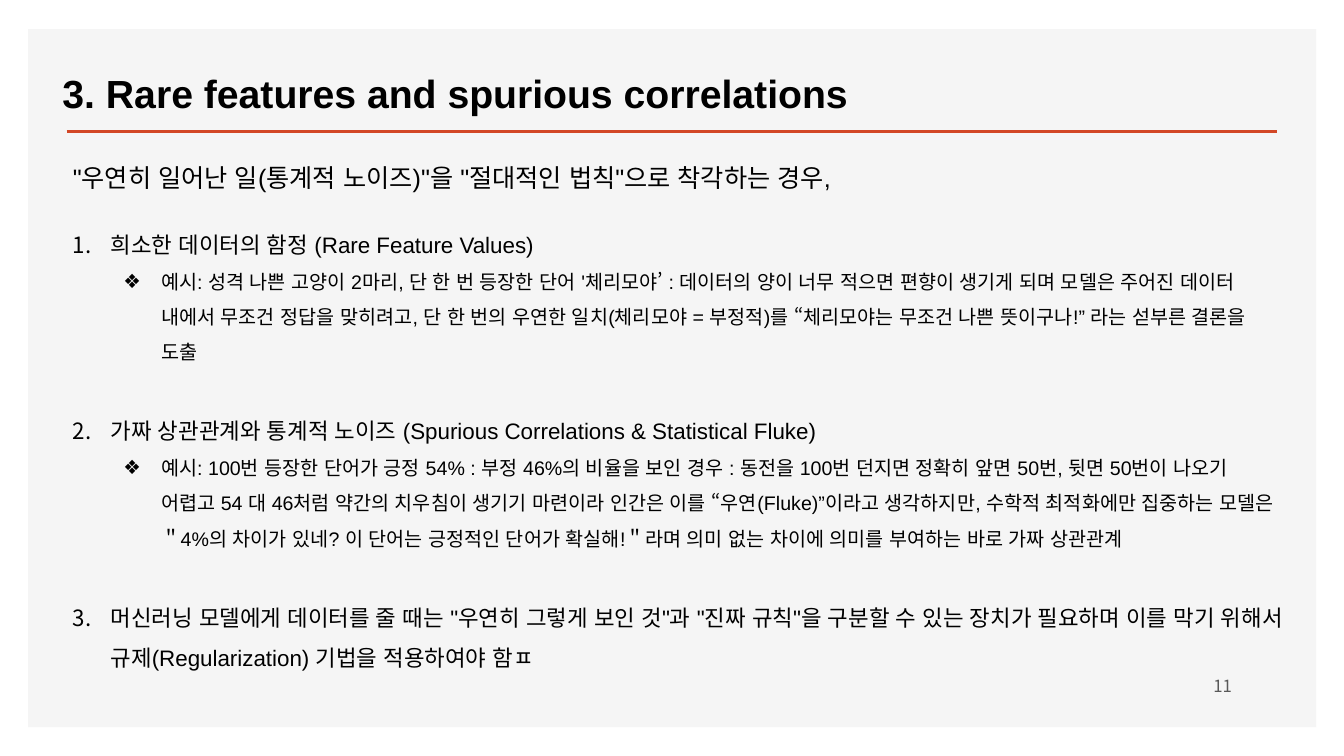
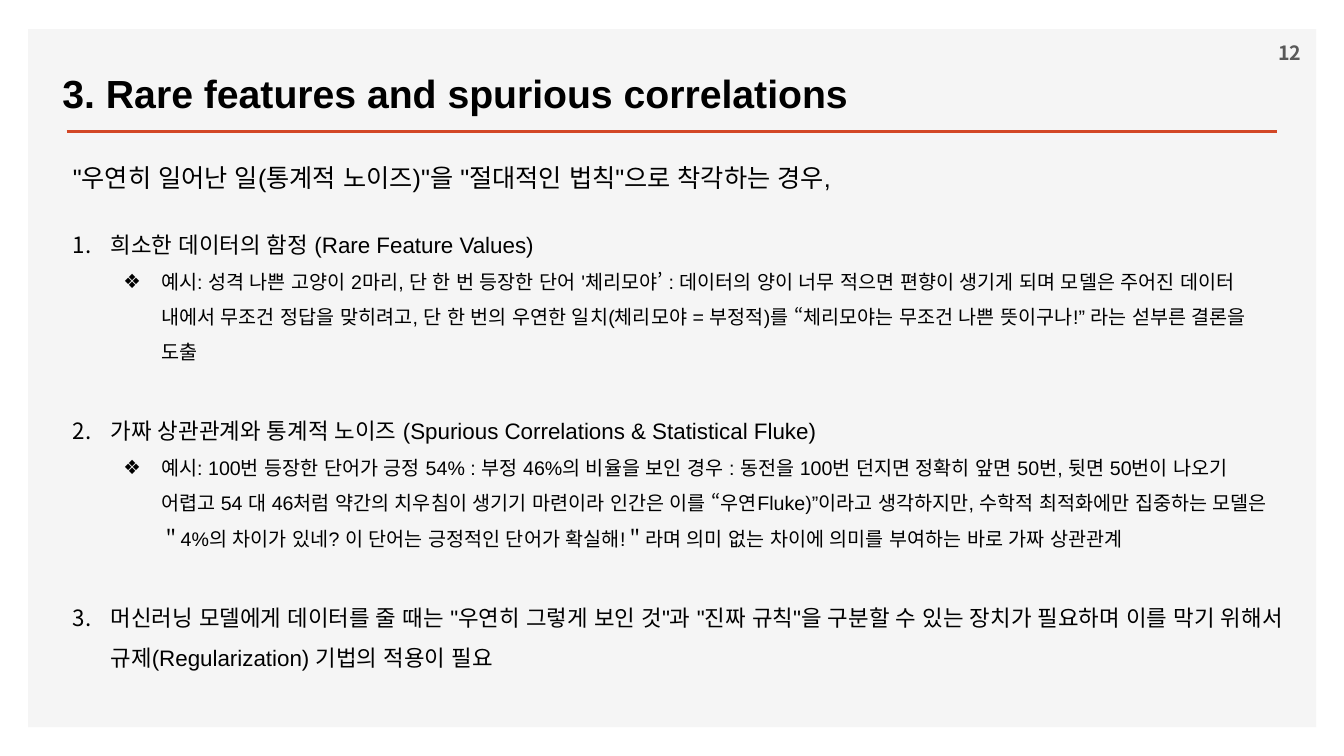
Before and after one commit to ancestor9/2026_Fall_Deep-Learning-with-Python, a slide deck: slide 12 of Chapter 05 Fundamentals of machine learning.pptx (slide 11 before the commit). Drawn at 1344x756 pixels with LibreOffice and Linux fonts; fonts in the diff are those of the drawing; background and template pictures are left out. Boxes give left, top, right and bottom in pixels: in the first picture for what was removed or moved away, otherwise in the second. Text is boxed around its words. In the diff, an @@ line names an element or a change of style, - is before the commit and + after.

```diff
--- a/Chapter 05 Fundamentals of machine learning.pptx
+++ b/Chapter 05 Fundamentals of machine learning.pptx
@@ page number added at <box>1278,45,1301,60</box>, 14 pt, text #595959, bold @@
+12
@@ text at <box>111,458,1283,671</box>: text changed @@
-  ❖ 예시: 100번 등장한 단어가 긍정 54% : 부정 46%의 비율을 보인 경우 : 동전을 100번 던지면 정확히 앞면 50번, 뒷면 50번이 나오기 어렵고 54 대 46처럼 약간의 치우침이 생기기 마련이라 인간은 이를 “우연(Fluke)”이라고 생각하지만, 수학적 최적화에만 집중하는 모델은 ＂4%의 차이가 있네? 이 단어는 긍정적인 단어가 확실해!＂라며 의미 없는 차이에 의미를 부여하는 바로 가짜 상관관계
-3. 머신러닝 모델에게 데이터를 줄 때는 "우연히 그렇게 보인 것"과 "진짜 규칙"을 구분할 수 있는 장치가 필요하며 이를 막기 위해서 규제(Regularization) 기법을 적용하여야 함ㅍ
+  ❖ 예시: 100번 등장한 단어가 긍정 54% : 부정 46%의 비율을 보인 경우 : 동전을 100번 던지면 정확히 앞면 50번, 뒷면 50번이 나오기 어렵고 54 대 46처럼 약간의 치우침이 생기기 마련이라 인간은 이를 “우연Fluke)”이라고 생각하지만, 수학적 최적화에만 집중하는 모델은 ＂4%의 차이가 있네? 이 단어는 긍정적인 단어가 확실해!＂라며 의미 없는 차이에 의미를 부여하는 바로 가짜 상관관계
+3. 머신러닝 모델에게 데이터를 줄 때는 "우연히 그렇게 보인 것"과 "진짜 규칙"을 구분할 수 있는 장치가 필요하며 이를 막기 위해서 규제(Regularization) 기법의 적용이 필요
@@ page number removed at <box>1213,679,1232,692</box> @@
-11
```
Also in this commit, not shown: 33 other slides changed, 2 slides added, 1 slide removed.
